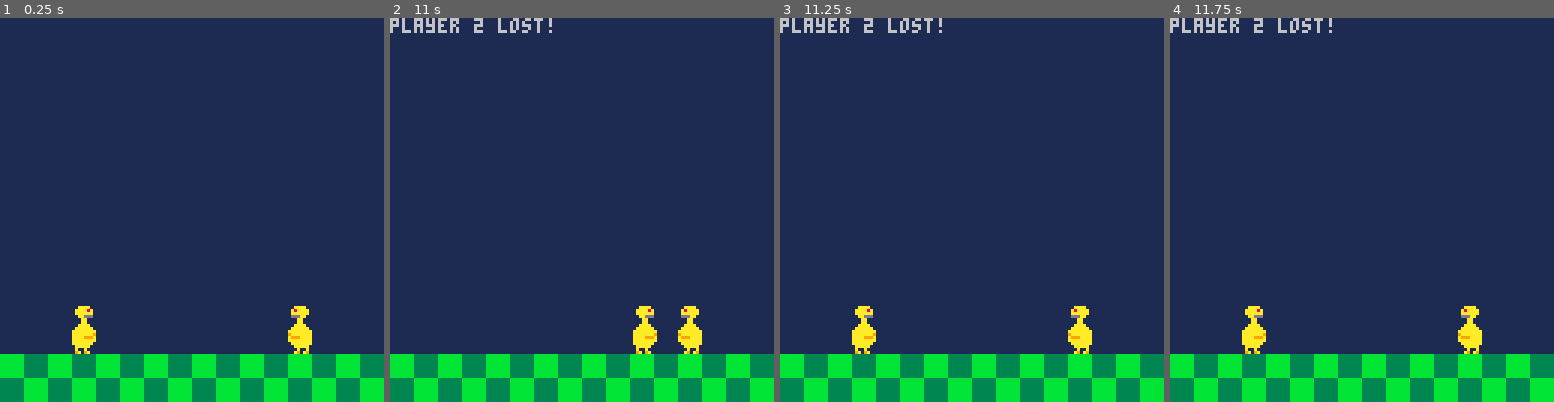
Above: before the commit, frames 1-4 (left to right).
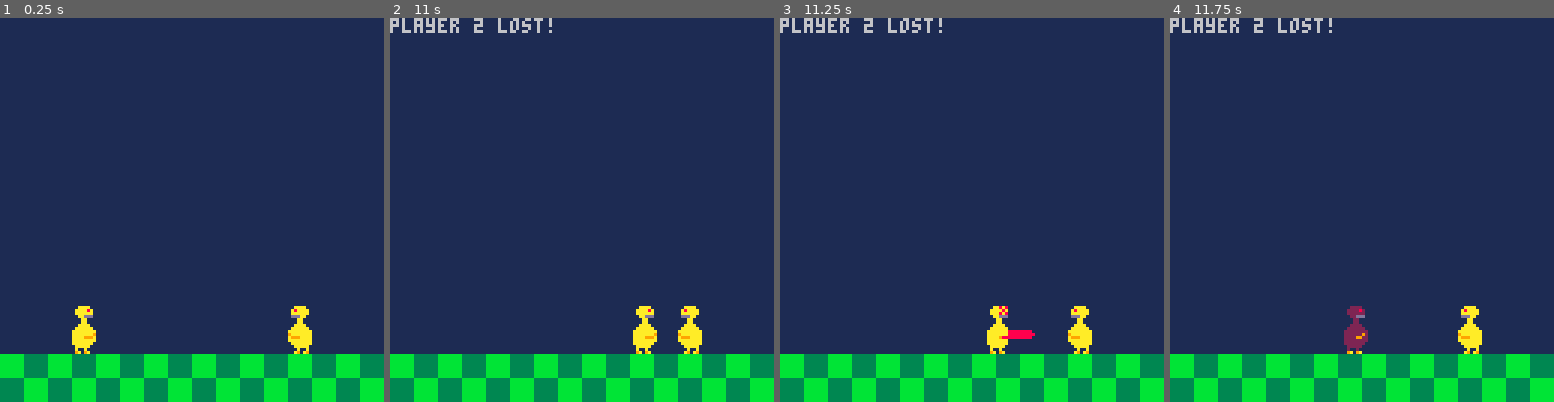
Above: after the commit, the same moments.

Repository: davidjtferguson/dancejab
Game: PICO-8 cartridge jab.p8
Same seed, same stepped clock (60 frames per second), same inputs: the game is played once before the commit and once after it.
Inputs:
- Up to frame 1 (0.25 s): no input
- Up to frame 2 (11 s): tap O (Z key) at 0.33, 1.07, 2.22, 3.72, 5.22, 6.72, 8.22, 9.72 s; tap X (X key) at 1.43, 2.07, 2.82, 3.57, 4.32, 5.07, 5.82, 6.57, 7.32, 8.07, 8.82, 9.57, 10.32 s; hold Right 2.68-3.02 s; hold Left 3.78-4.12 s; hold Left 4.55-5.05 s; hold Right 5.1-5.93 s; hold Right 6.7-7.03 s; hold Left 7.8-8.13 s; hold Left 8.57-9.07 s; hold Right 9.12-9.95 s; hold Right from 10.72 s (still down)
- Up to frame 3 (11.25 s): release Right at 11.05 s; tap X (X key) at 11.07 s; tap O (Z key) at 11.22 s
- Up to frame 4 (11.75 s): no input

Frames 1-2 are identical in both runs. In frame 3, 1.2% of the frame differs, in the area x 18-67%, y 75-88%; in frame 4, 1.0%.

Commit message:
make running into eachother flip vels so walking is good at gaining stage control against dashing

Diff:
--- a/jab.p8
+++ b/jab.p8
@@ -89,9 +89,15 @@
 
  --collision
  if aabbcollision(p1,p2) then
+  --flip velocity, so walking
+  -- is strong against dashing
+  -- at gaining space.
+  p1.xvel*=-1
+  p2.xvel*=-1
+
   --bounce off eachother
-  p1.xvel=-0.5
-  p2.xvel=0.5
+  p1.xvel-=0.25
+  p2.xvel+=0.25
  end
 end
 
